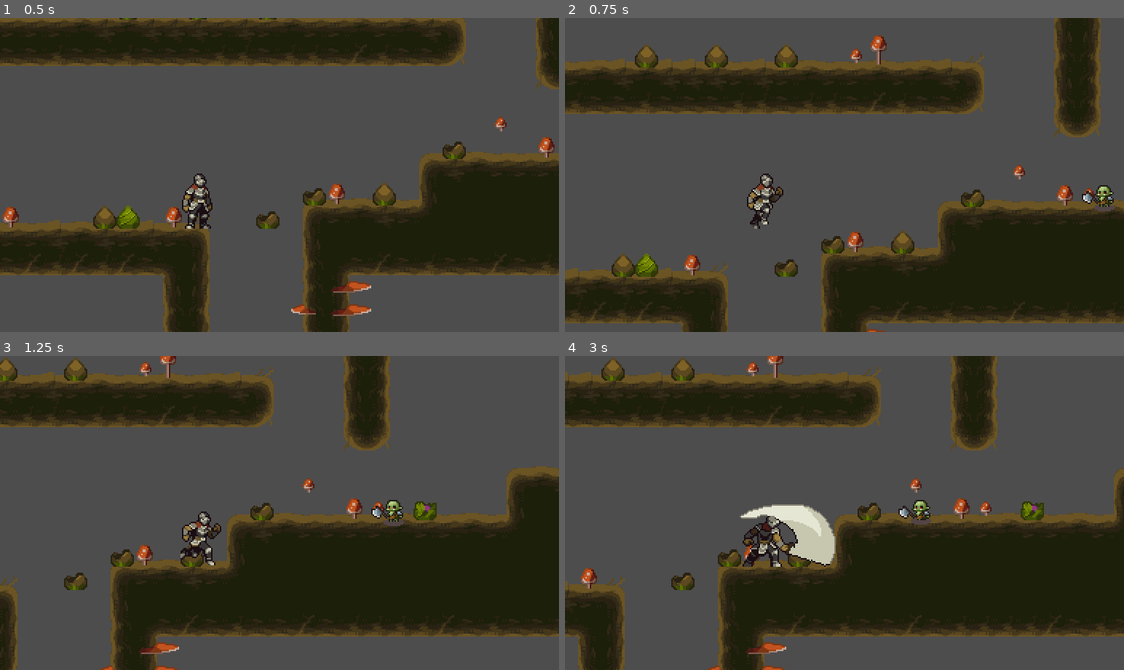
Above: before the commit, frames 1-4 (two rows, left to right).
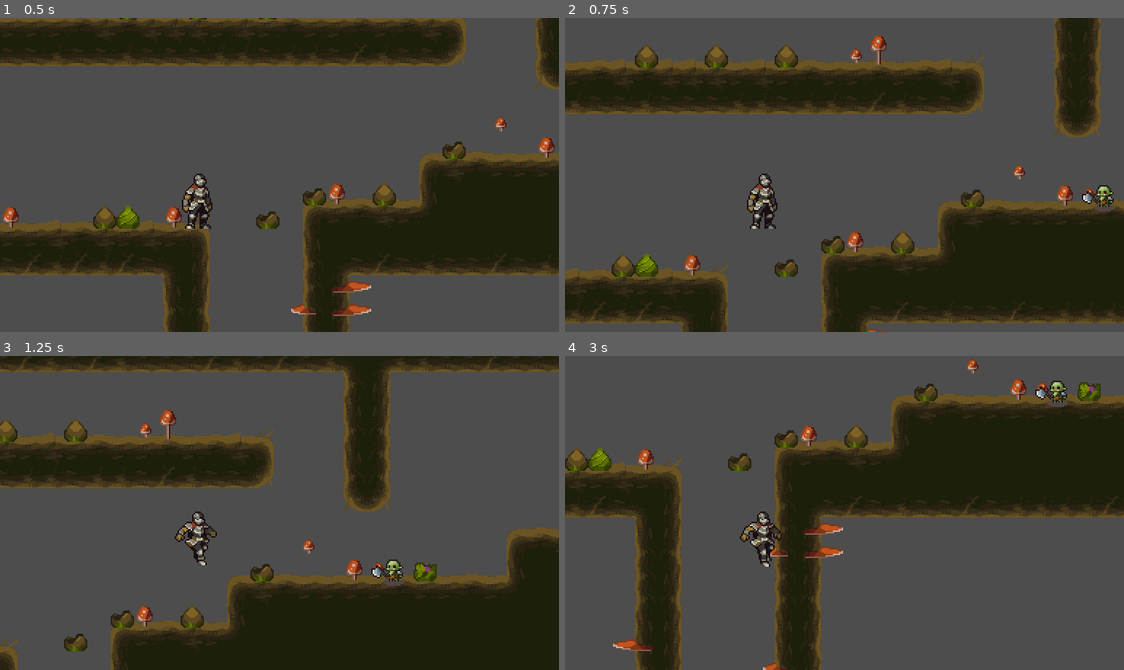
Above: after the commit, the same moments.

Repository: whateverdjump/Godot-courageLegend-
Game: Godot game, scene res://Scene/scene_first.tscn
The game is run twice, just before and just after one commit, with the same random seed, the same clock (stepped at 60 frames per second) and the same inputs.
Inputs:
- Up to frame 1 (0.5 s): no input
- Up to frame 2 (0.75 s): hold D (move_right) from 0.53 s (still down); tap Space (jump) at 0.6 s
- Up to frame 3 (1.25 s): keep holding D (move_right); tap Space (jump) at 0.77, 1.07 s
- Up to frame 4 (3 s): tap J (attack) at 1.35, 2.85 s; tap Space (jump) at 1.52, 1.55, 1.82, 2.1 s; release D (move_right) at 2.03 s; hold A (move_left) 2.03-2.78 s; hold D (move_right) from 2.78 s (still down)

Frame 1 is identical in both runs. In frame 2, 0.5% of the frame differs, in the area x 32-40%, y 49-68%; in frame 3, 53%; in frame 4, 70%, in the area x 0-100%, y 0-100%.

Commit message:
fix:

Diff:
--- a/Enemy/goblin.gd
+++ b/Enemy/goblin.gd
@@ -39,6 +39,8 @@
 			move(MOVE_SPEED, delta)
 
 func get_next_state(state: State) -> int:
+	if stats.health == 0:
+		return State.DEATH if state != State.DEATH else state_ststem.KEEP_CURRENT
 
 	if attack_ray_cast.is_colliding() and not state in CAN_ATTACK and attack_interval_timer.time_left == 0:
 		attack_interval_timer.start()
@@ -46,8 +48,7 @@
 	if pending_demage:
 		print('状态', state, pending_demage)
 		return State.HURT
-	if stats.health == 0:
-		return State.DEATH
+
 
 	match state:
 		State.IDLE:
@@ -77,7 +78,7 @@
 			if not animated_sprite_2d.is_playing():
 				return State.RUN
 
-	return state
+	return state_ststem.KEEP_CURRENT
 
 func change_state(form: State, to: State) -> void:
 	match to:
--- a/Player/player.gd
+++ b/Player/player.gd
@@ -10,7 +10,7 @@
 @onready var attack_timer: Timer = $AttackTimer
 @onready var stats: Stats = $Stats
 @onready var ineffective_timer: Timer = $IneffectiveTimer
-
+@onready var jump_request_timer: Timer = $JumpRequestTimer
 enum State {
 	IDLE,
 	RUN,
@@ -26,8 +26,6 @@
 
 var pending_demage: Demage
 var gravity := ProjectSettings.get_setting("physics/2d/default_gravity") as float
-var getLastDir := 1.0
-var lastState := -1
 
 const IS_FLOOR := [State.IDLE, State.RUN]
 const IS_FALL := [State.JUMPFALLINBETWEEN, State.FALL]
@@ -42,7 +40,7 @@
 
 func _unhandled_input(event: InputEvent) -> void:
 	if Input.is_action_just_pressed("jump"):
-		coyote_timer.start()
+		jump_request_timer.start()
 	if Input.is_action_just_pressed("attack"):
 		attack_timer.start()
 
@@ -91,8 +89,9 @@
 	if pending_demage:
 		return State.HIT
 #	郊狼时间
-	var can_jump = (state in IS_FLOOR and coyote_timer.time_left > 0) || (lastState in IS_FLOOR and coyote_timer.time_left > 0)
-	if can_jump:
+	var can_jump = is_on_floor() or coyote_timer.time_left > 0
+	var isJump = can_jump and jump_request_timer.time_left > 0
+	if isJump:
 		return State.JUMP
 	if state in IS_FALL and wall_raycast.is_colliding() and dir:
 		return State.WALLSLIDE
@@ -125,7 +124,7 @@
 			if is_on_floor():
 				return State.IDLE
 		State.WALLSLIDE:
-			if coyote_timer.time_left > 0:
+			if jump_request_timer.time_left > 0:
 				return State.WALLJUMP
 			if is_on_floor():
 				return State.IDLE
@@ -147,16 +146,20 @@
 			if not animation_player.is_playing():
 				return State.IDLE
 
-	return state
+	return state_ststem.KEEP_CURRENT
 
 func change_state(form: State, to: State) -> void:
-	lastState = form
+	print('当前状态', to, is_on_floor())
+	if form in IS_FLOOR and to != State.JUMP:
+		coyote_timer.start()
 	match to:
 		State.IDLE:
 			animated_sprite_2d.play("idle")
 		State.RUN:
 			animated_sprite_2d.play("run")
 		State.JUMP:
+			coyote_timer.stop()
+			jump_request_timer.stop()
 			velocity.y = JUMP_HEIGHT
 			animated_sprite_2d.play("jump")
 		State.JUMPFALLINBETWEEN:
@@ -166,6 +169,7 @@
 		State.WALLSLIDE:
 			animated_sprite_2d.play("wall_slide")
 		State.WALLJUMP:
+			jump_request_timer.stop()
 			velocity = WALL_JUMP_HEIGHT
 			velocity.x *= get_wall_normal().x
 			character.scale.x = -1 if velocity.x > 0 else 1
--- a/Player/player.tscn
+++ b/Player/player.tscn
@@ -675,6 +675,10 @@
 &"": SubResource("AnimationLibrary_c4i3b")
 }
 
+[node name="JumpRequestTimer" type="Timer" parent="."]
+wait_time = 0.2
+one_shot = true
+
 [node name="CoyoteTimer" type="Timer" parent="."]
 wait_time = 0.1
 one_shot = true
--- a/StateSystem.gd
+++ b/StateSystem.gd
@@ -1,7 +1,7 @@
 class_name StateStstem
 extends Node2D
 
-var status_same := -1
+var KEEP_CURRENT := -1
 var state_value := -1:
 	set(v):
 		if state_value == v:
@@ -19,9 +19,8 @@
 	awaitTimer+=delta
 	while true:
 		var next := owner.get_next_state(state_value) as int
-		if next == state_value:
+		if next == KEEP_CURRENT:
 			break
-		#print('状态切换', next, state_value)
 		state_value = next
 
 		awaitTimer = 0
